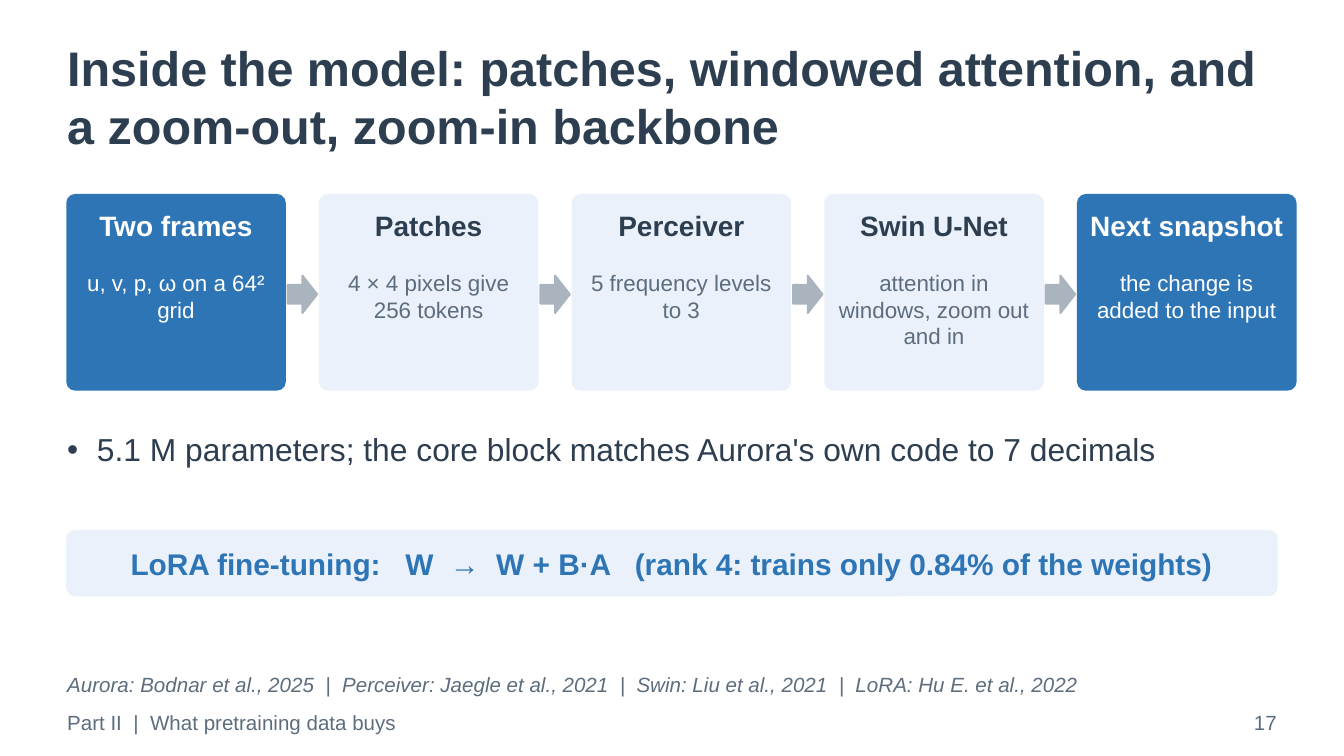
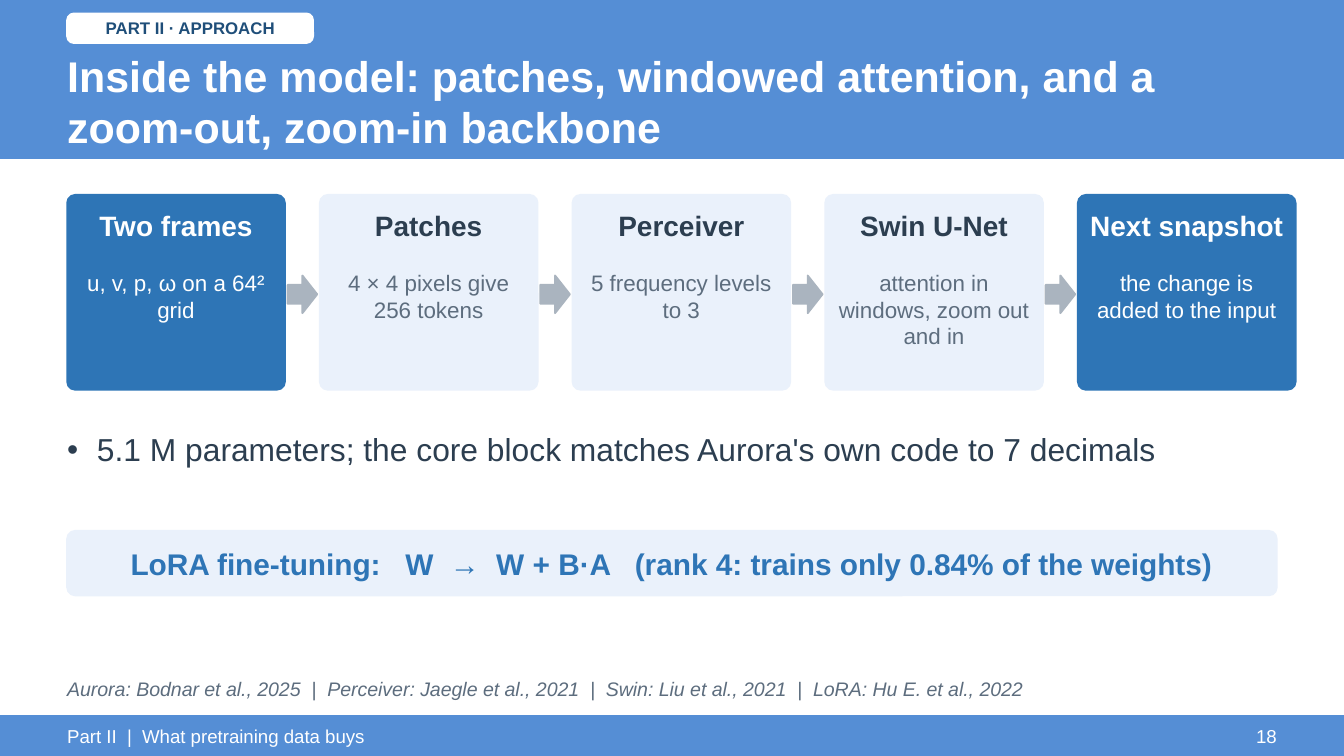
Before and after one commit to ARYAMANN7279/aurora-from-scratch-jax, a slide deck: slide 18 of UGP_Final/UGP_Final_Presentation.pptx (slide 17 before the commit). Drawn at 1344x756 pixels with LibreOffice and Linux fonts; fonts in the diff are those of the drawing. Boxes give left, top, right and bottom in pixels: in the first picture for what was removed or moved away, otherwise in the second. Text is boxed around its words. In the diff, an @@ line names an element or a change of style, - is before the commit and + after.

Commit message:
UGP_Final: deck restyled to the UGP-I/II look (light-blue covers, blue header band), approach/finding tags on every slide, Part I and Part II summary slides; unused figures and their code removed

```diff
--- a/UGP_Final/UGP_Final_Presentation.pptx
+++ b/UGP_Final/UGP_Final_Presentation.pptx
@@ rectangle added at (x1=0, y1=0, x2=1344, y2=159), fill #558ED5, outline #558ED5 1 pt @@
@@ rounded rectangle added at (x1=67, y1=13, x2=313, y2=43), fill #FFFFFF, outline #FFFFFF 1 pt @@
@@ text added at (x1=106, y1=22, x2=274, y2=34), 9 pt, text #1F4E79, bold @@
+PART II · APPROACH
@@ text "Inside the model: patches, windowed ..." moved from (x1=67, y1=51, x2=1256, y2=152) to (x1=67, y1=61, x2=1155, y2=150) @@
@@ text "Inside the model: patches, windowed ..." at (x1=67, y1=61, x2=1155, y2=150): size 26 to 23 pt, text colour #2C3E50 to #FFFFFF; vertical alignment top to middle @@
@@ text "Aurora: Bodnar et al., 2025 ..." at (x1=67, y1=682, x2=1023, y2=700): size 11 to 10.5 pt @@
@@ rectangle added at (x1=0, y1=716, x2=1344, y2=755), fill #558ED5, outline #558ED5 1 pt @@
@@ text removed at (x1=1254, y1=716, x2=1277, y2=730) @@
-17
@@ text "Part II | What pretraining ..." moved from (x1=67, y1=715, x2=395, y2=735) to (x1=67, y1=729, x2=364, y2=747) @@
@@ text "Part II | What pretraining ..." at (x1=67, y1=729, x2=364, y2=747): size 11 to 10 pt, text colour #5D6D7E to #FFFFFF @@
@@ text added at (x1=1256, y1=730, x2=1277, y2=743), 10 pt, text #FFFFFF @@
+18
```
Also in this commit, not shown: 37 other slides changed, 2 slides added, 15 other files.
